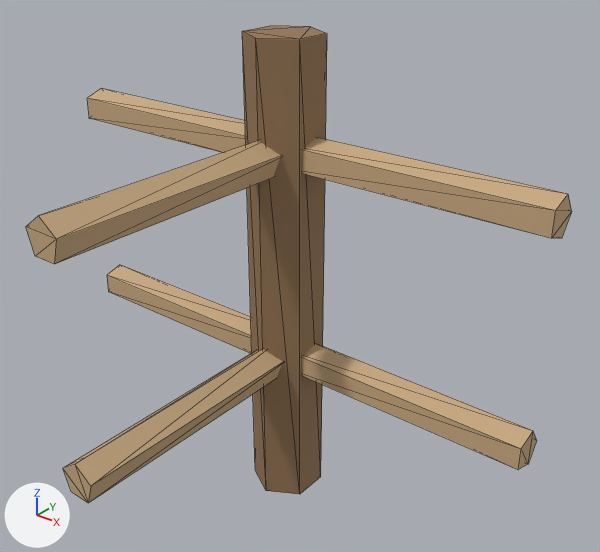
The glTF model assets/3d/models/pen_fence_0e.glb, before and after one commit.
Both versions are drawn from a 50 mm lens placed at (0.89, -1.071, 1.134), pointed at (0.101, -0.085, 0.522). The lights are fixed; the arrows at lower left show +X, +Y and +Z. The older version comes first. Mesh edges are drawn as thin lines. Vertices at exactly the same position are counted once.

Script lines for the objects in view, before the commit:
```python
me_pen_fence_0e = bpy.data.meshes.new('pen_fence_0e')
me_pen_fence_0e.from_pydata(...)  # 70 vertices, 116 faces; spans x -0.5..0.5, y -0.5..0.07, z 0.0..0.9
# faces by material slot: [20, 96]
me_pen_fence_0e.materials.append(mat_trunk)  # brown #957655
me_pen_fence_0e.materials.append(mat_wood)  # beige #c8aa81
ob_pen_fence_0e = bpy.data.objects.new('pen_fence_0e', me_pen_fence_0e)
ob_pen_fence_0e.location = (0.0, 0.0, 0.0)
```
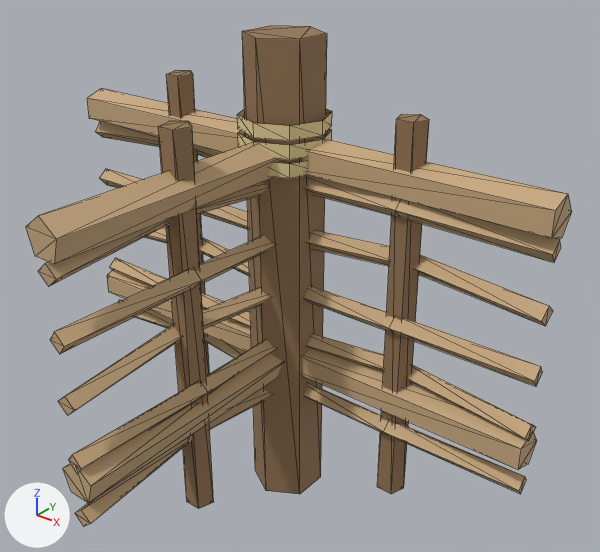
Location of each change, (x1, y1, x2, y2) in pixels of the pictures (600 x 552 px):
'pen_fence_0e', reshaped: before (26, 26, 572, 503); after (26, 26, 572, 526)
part 1 of me_pen_fence_0e, added (brown): after (377, 114, 429, 494)
part 2 of me_pen_fence_0e, added (brown): after (158, 121, 214, 509)
part 3 of me_pen_fence_0e, added: after (166, 71, 210, 376)
part 4 of me_pen_fence_0e, added (beige): after (38, 109, 561, 526)

Diff of the bpy script that builds the scene:
```diff
--- a/assets/3d/models/pen_fence_0e.glb.py
+++ b/assets/3d/models/pen_fence_0e.glb.py
@@ mat_thatch @@
+mat_thatch = principled_material('thatch')
+mat_thatch.base_color = (0.78, 0.64, 0.33)  # beige #e5d19b
+mat_thatch.roughness = 0.85
@@ me_pen_fence_0e @@
 # used by ob_pen_fence_0e; location = (0.0, 0.0, 0.0)
-me_pen_fence_0e.from_pydata(...)  # 70 vertices, 116 faces; spans x -0.5..0.5, y -0.5..0.07, z 0.0..0.9
+me_pen_fence_0e.from_pydata(...)  # 328 vertices, 512 faces; spans x -0.501..0.501, y -0.501..0.081, z 0.0..0.9
+# me_pen_fence_0e part 1: a new loose piece, a 5-sided cylinder along z spanning x 0.225..0.275, y -0.021..0.026, z 0.1..0.8, in mat_trunk (brown #957655)
+# me_pen_fence_0e part 2: a new loose piece, a 5-sided cylinder along z spanning x -0.025..0.025, y -0.271..-0.224, z 0.1..0.8, in mat_trunk (brown #957655)
+# me_pen_fence_0e part 3: a new loose piece, a 5-sided cylinder along z spanning x -0.275..-0.225, y -0.021..0.026, z 0.1..0.8, in mat_trunk (brown #957655)
+# me_pen_fence_0e part 4: 228 vertices added at x -0.501..0.501, y -0.501..0.081, z 0.212..0.767
 me_pen_fence_0e.materials.append(mat_trunk)
 me_pen_fence_0e.materials.append(mat_wood)
+me_pen_fence_0e.materials.append(mat_thatch)  # beige #e5d19b
```
